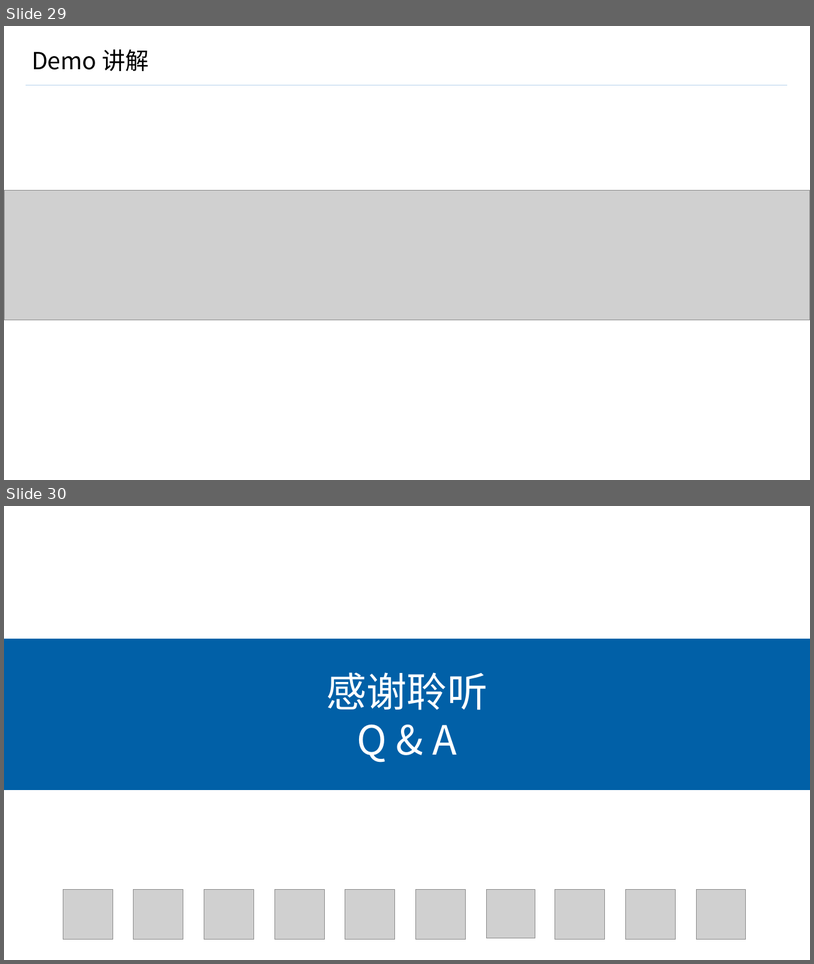
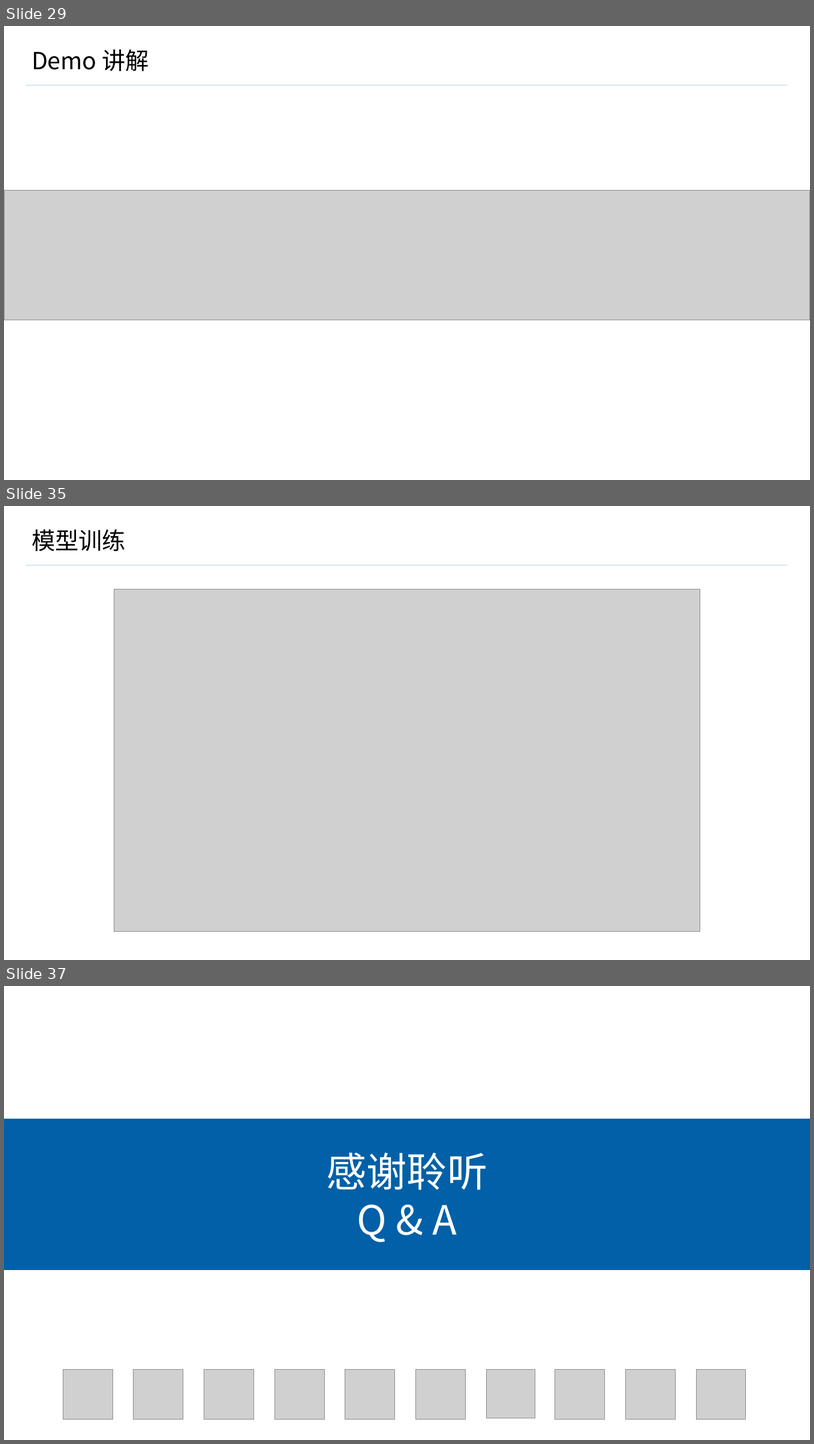
Before and after one commit to GuanyiLL/Study, a slide deck: Swift/CoreMLResearching/CoreML.pptx. Shown one above the other, each under a label of ours: slides 29 and 30 before the commit, slides 29, 35 and 37 after it; the slides between them are not shown. The pictures are 814x964 and 814x1444 pixels, drawn with LibreOffice and Linux fonts; fonts in the diff are those of the drawing; grey boxes stand for pictures; background and template pictures are left out. Boxes give left, top, right and bottom in pixels: in the first picture for what was removed or moved away, otherwise in the second. Text is boxed around its words. In the diff, an @@ line names an element or a change of style, - is before the commit and + after.

```diff
--- a/Swift/CoreMLResearching/CoreML.pptx
+++ b/Swift/CoreMLResearching/CoreML.pptx
@@ slide 35 added at [4, 506, 810, 960], background #FFFFFF; not listed: 1 template element that a slide beside it also shows @@
@@ title added at [32, 529, 126, 551], 28 pt, text #000000 @@
+模型训练
@@ picture added at [114, 589, 700, 931] @@
@@ what was slide 30 is now slide 37 @@
```
Also in this commit, not shown: 3 slides changed, 7 other slides added, 1 slide removed.
